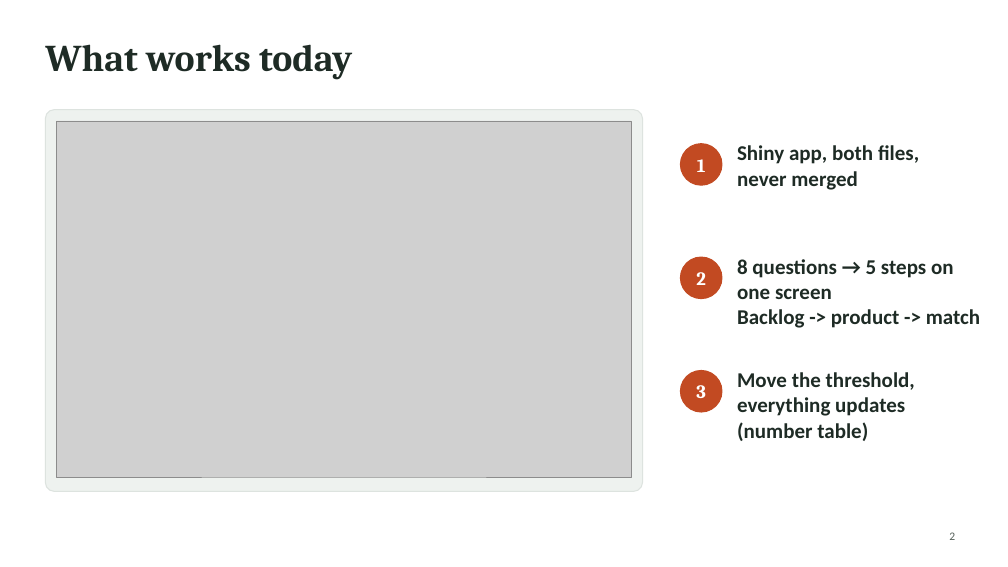
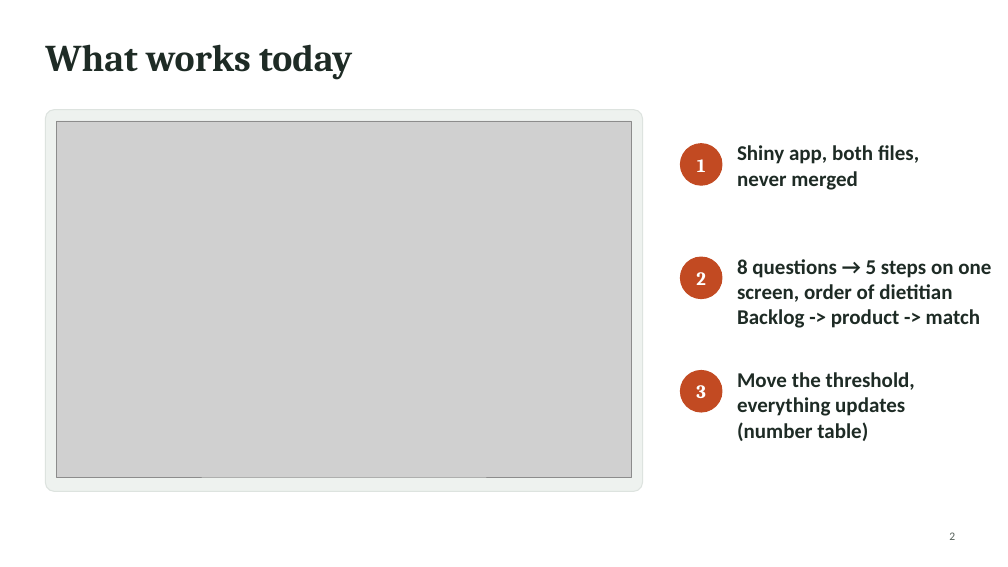
Before and after one commit to KaranSembhiUCLL/Data-Visualization, a slide deck: slide 2 of Slides/FoodCheck_TeamF8_presentation.pptx. Drawn at 1008x567 pixels with LibreOffice and Linux fonts; fonts in the diff are those of the drawing; grey boxes stand for pictures. Boxes give left, top, right and bottom in pixels: in the first picture for what was removed or moved away, otherwise in the second. Text is boxed around its words. In the diff, an @@ line names an element or a change of style, - is before the commit and + after.

Commit message:
done

```diff
--- a/Slides/FoodCheck_TeamF8_presentation.pptx
+++ b/Slides/FoodCheck_TeamF8_presentation.pptx
@@ text at <box>737,259,991,302</box>: text changed @@
-8 questions → 5 steps on one screen
+8 questions → 5 steps on one screen, order of dietitian
```
